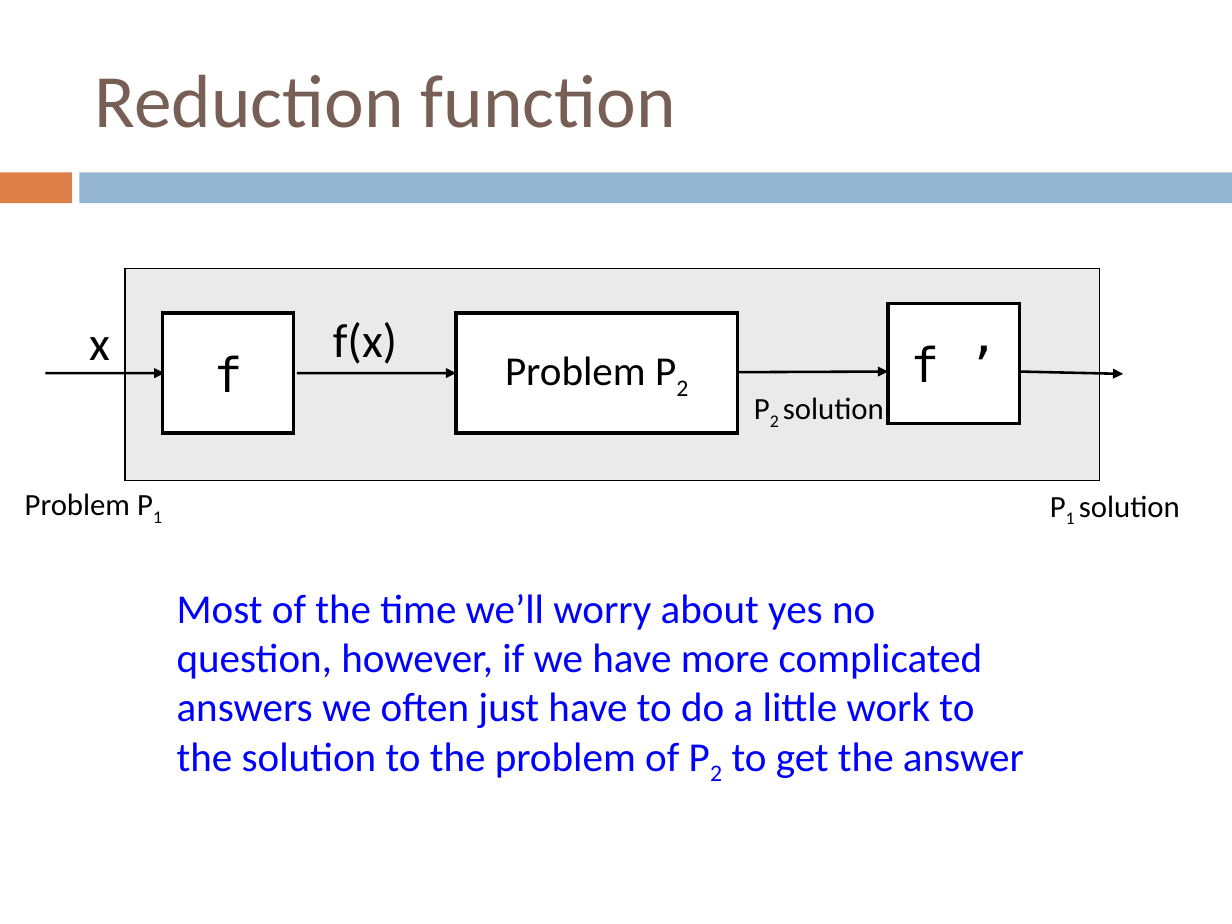
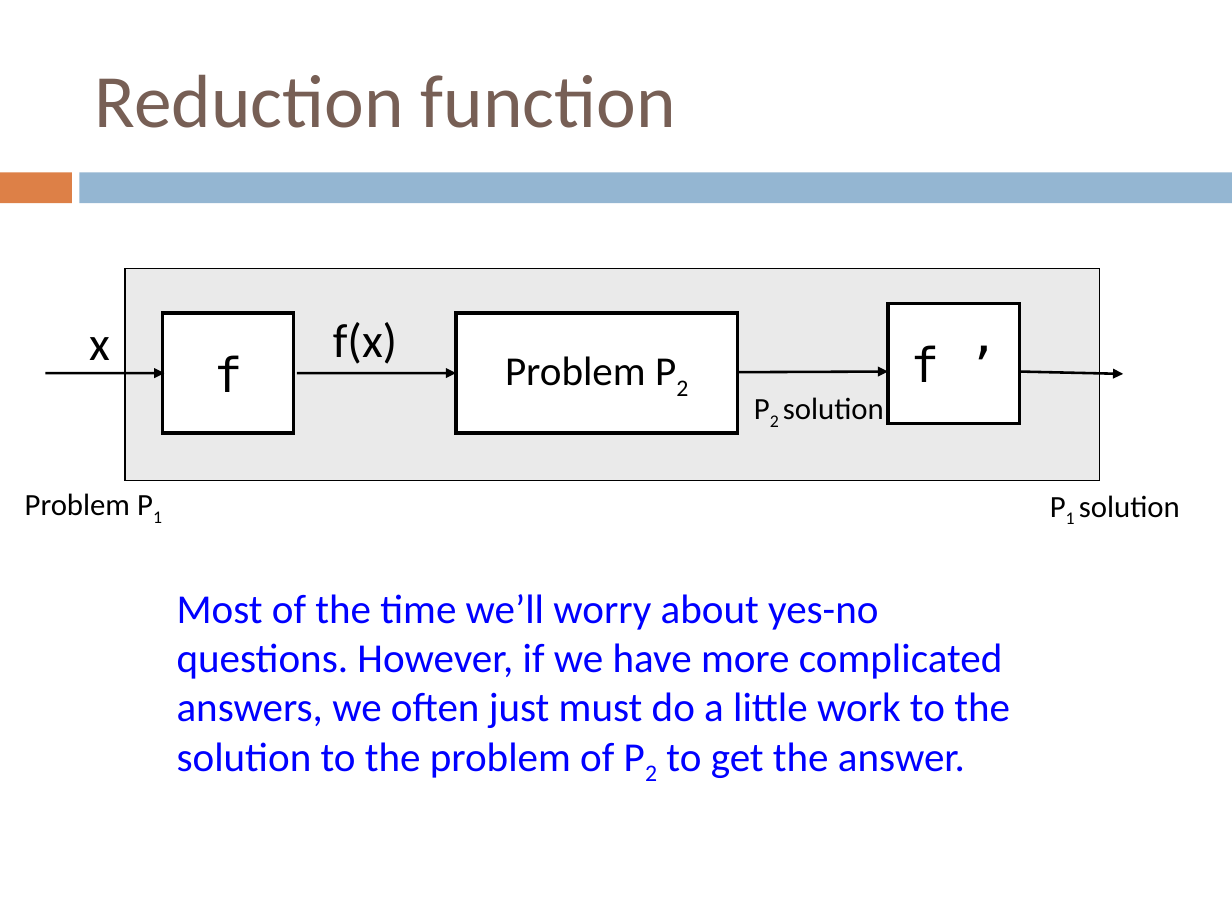
Before and after one commit to Collins-kariuk/Algorithms, a slide deck: slide 35 of Lectures/Lecture 23_NP-Complete Problems.pptx. Drawn at 1232x924 pixels with LibreOffice and Linux fonts; fonts in the diff are those of the drawing. Boxes give left, top, right and bottom in pixels: in the first picture for what was removed or moved away, otherwise in the second. Text is boxed around its words. In the diff, an @@ line names an element or a change of style, - is before the commit and + after.

Commit message:
Review Lecture 23_NP-Complete Problems

```diff
--- a/Lectures/Lecture 23_NP-Complete Problems.pptx
+++ b/Lectures/Lecture 23_NP-Complete Problems.pptx
@@ text at <box>177,594,1010,778</box>: text changed @@
-Most of the time we’ll worry about yes no question, however, if we have more complicated answers we often just have to do a little work to the solution to the problem of P2 to get the answer
+Most of the time we’ll worry about yes-no questions. However, if we have more complicated answers, we often just must do a little work to the solution to the problem of P2 to get the answer.
```
Also in this commit, not shown: 40 other slides changed.
